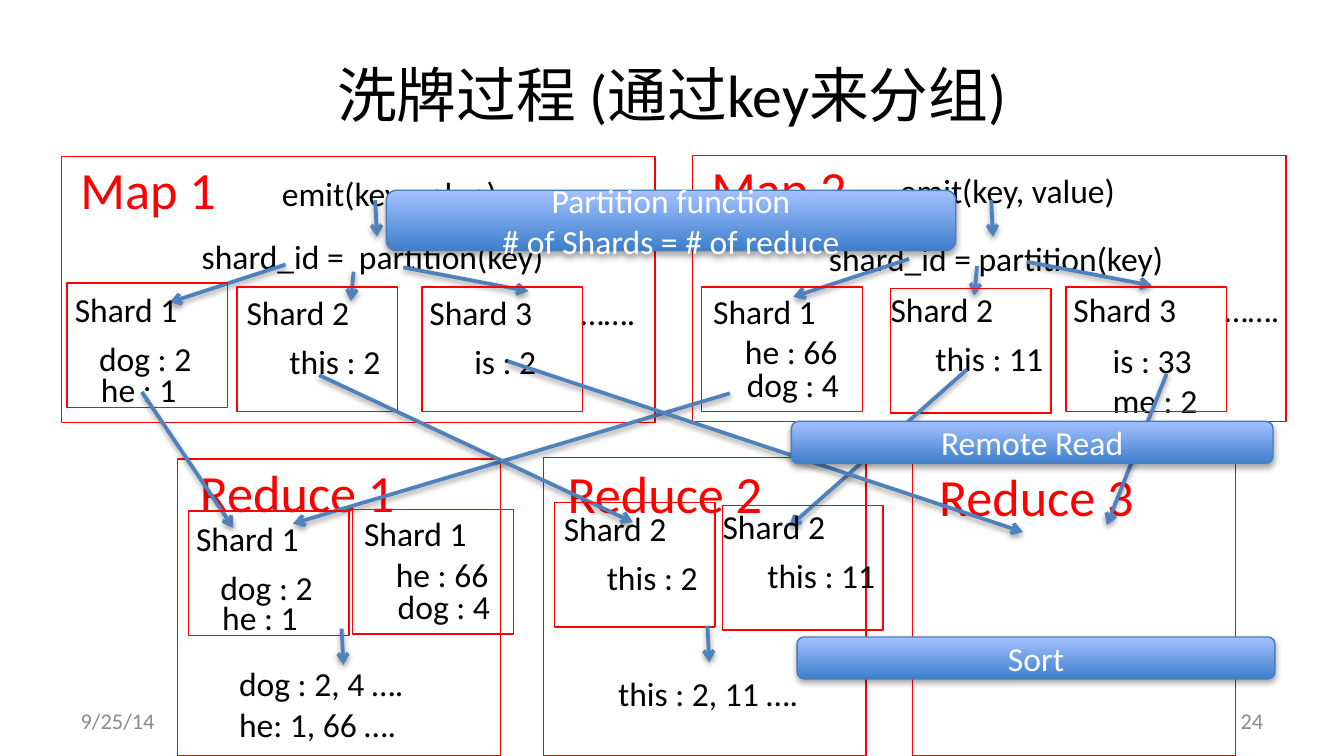
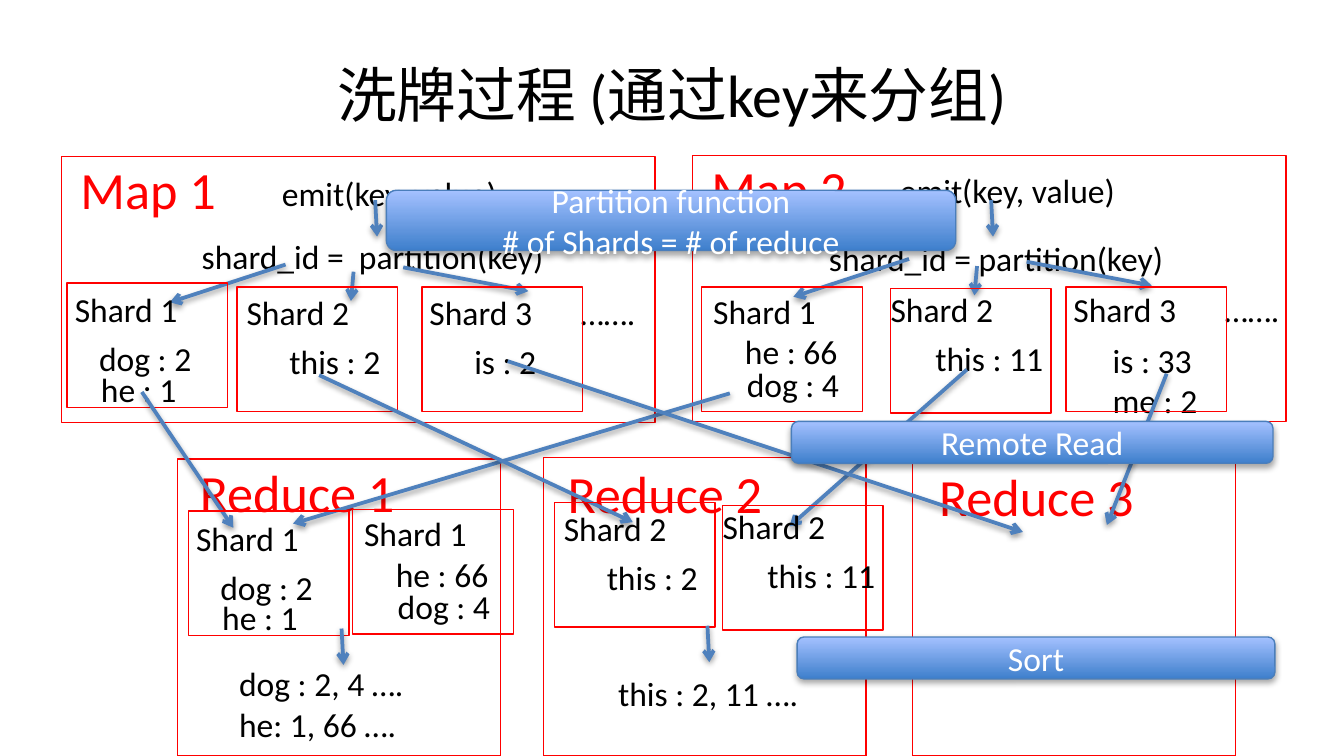
Before and after one commit to alxsoares/Foundations-of-Big-Data-System, a slide deck: slide 24 of Architecture/大数据的处理框架.pptx. Drawn at 1344x756 pixels with LibreOffice and Linux fonts; fonts in the diff are those of the drawing. Boxes give left, top, right and bottom in pixels: in the first picture for what was removed or moved away, otherwise in the second. Text is boxed around its words. In the diff, an @@ line names an element or a change of style, - is before the commit and + after.

```diff
--- a/Architecture/大数据的处理框架.pptx
+++ b/Architecture/大数据的处理框架.pptx
@@ text removed at box(81, 713, 155, 730) @@
-9/25/14
@@ page number removed at box(1241, 714, 1264, 729) @@
-24
```
Also in this commit, not shown: 21 other slides changed, 11 slides added, 11 slides removed.
